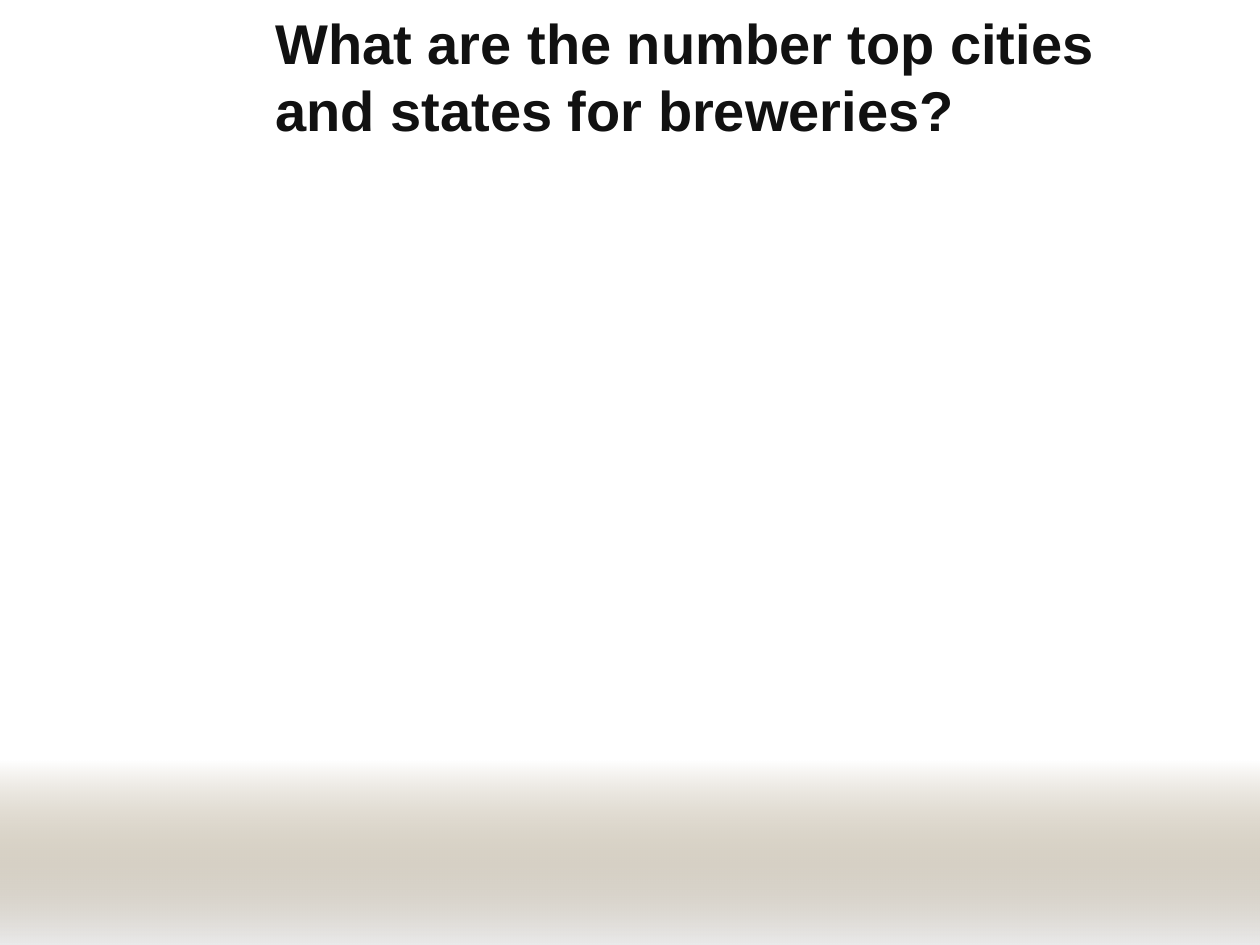
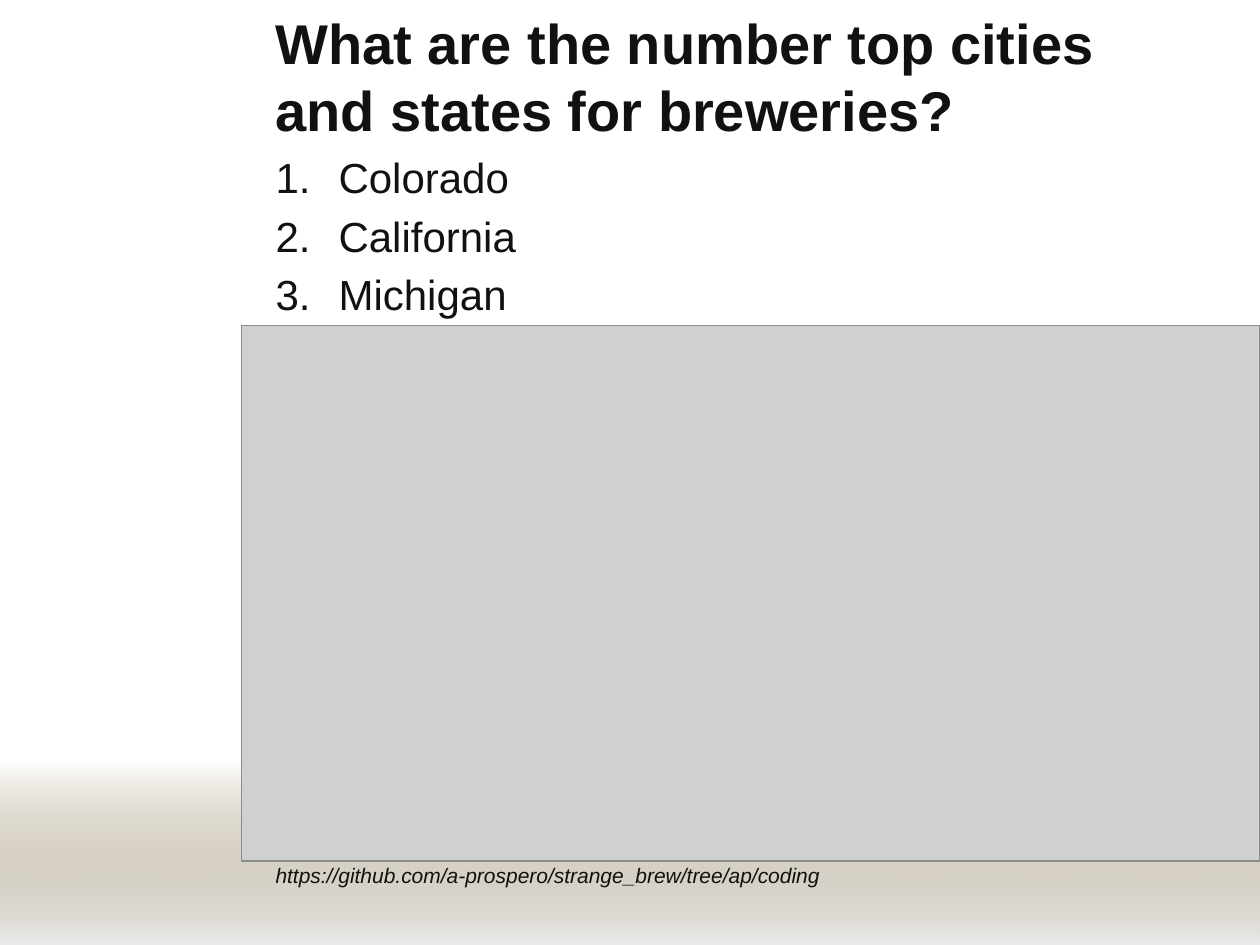
Before and after one commit to a-prospero/strange_brew, a slide deck: slide 5 of strange_brew.pptx. Drawn at 1260x945 pixels with LibreOffice and Linux fonts; fonts in the diff are those of the drawing; grey boxes stand for pictures; background and template pictures are left out. Boxes give left, top, right and bottom in pixels: in the first picture for what was removed or moved away, otherwise in the second. Text is boxed around its words. In the diff, an @@ line names an element or a change of style, - is before the commit and + after.

```diff
--- a/strange_brew.pptx
+++ b/strange_brew.pptx
@@ text added at [276, 162, 820, 888], 12 pt, text #111111, italic @@
+1. Colorado
+2. California
+3. Michigan
+https://github.com/a-prospero/strange_brew/tree/ap/coding
@@ picture added at [242, 325, 1260, 861] @@
```
Also in this commit, not shown: 2 other slides changed, 2 slides added, 2 slides removed, 1 other file.
